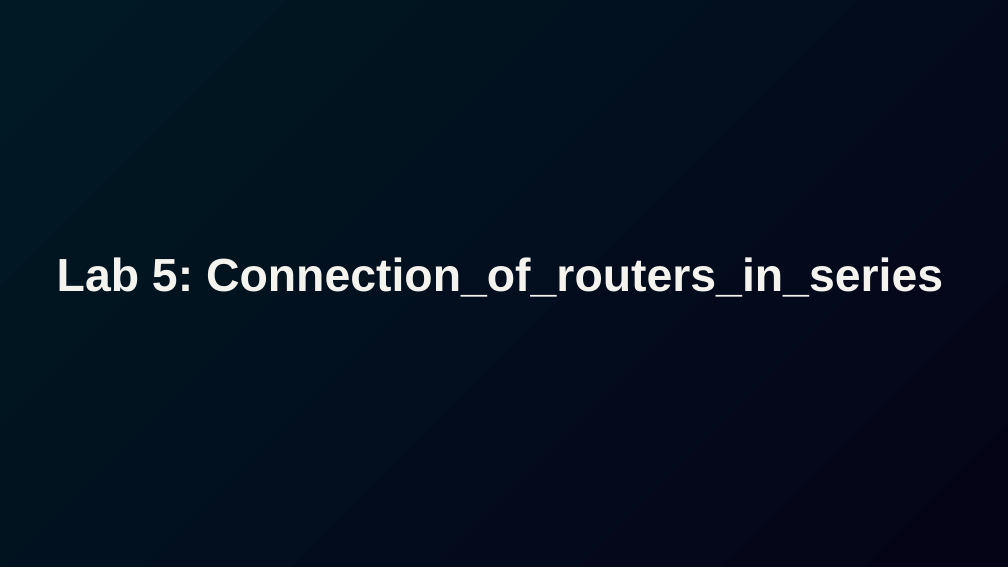
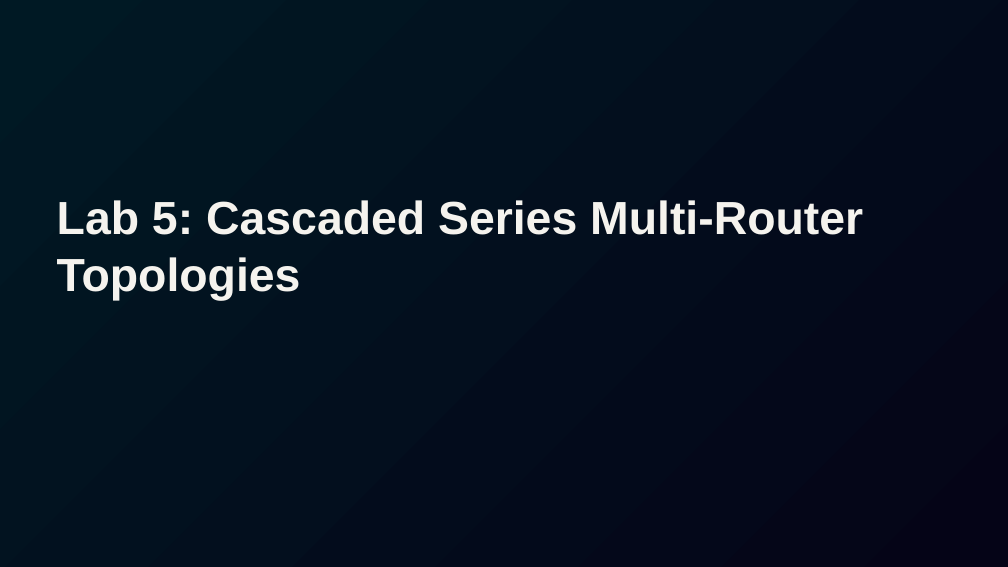
Before and after one commit to MDTHA-X/CN_presentation, a slide deck: slide 18 of CN.pptx. Drawn at 1008x567 pixels with LibreOffice and Linux fonts; fonts in the diff are those of the drawing. Boxes give left, top, right and bottom in pixels: in the first picture for what was removed or moved away, otherwise in the second. Text is boxed around its words. In the diff, an @@ line names an element or a change of style, - is before the commit and + after.

```diff
--- a/CN.pptx
+++ b/CN.pptx
@@ text at (57, 200, 863, 301): text changed @@
-Lab 5: Connection_of_routers_in_series
+Lab 5: Cascaded Series Multi-Router Topologies
```
Also in this commit, not shown: 31 other slides changed, 1 other file.
